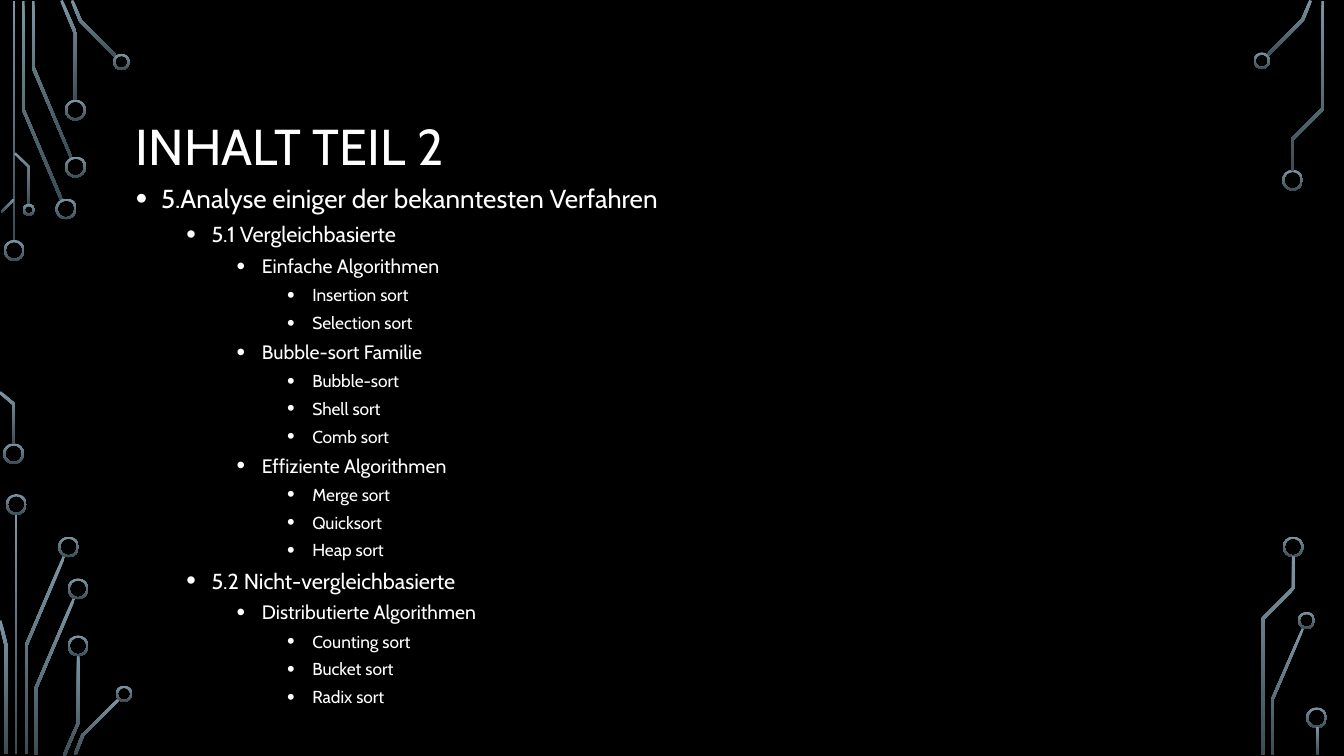
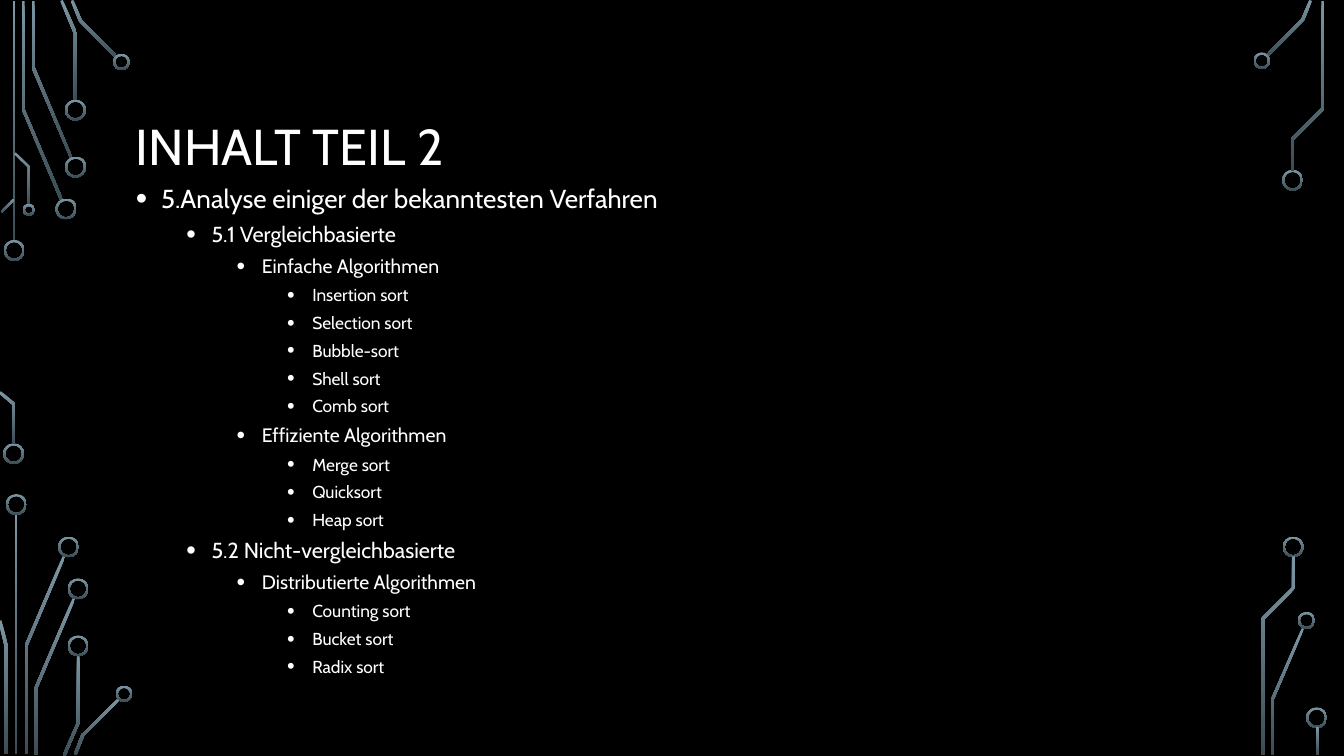
Before and after one commit to d-petrov/SortingAlgorithms, a slide deck: slide 3 of docs/sorting algorithms - presentation/Sortierverfahren.pptx. Drawn at 1344x756 pixels with LibreOffice and Linux fonts; fonts in the diff are those of the drawing; background and template pictures are left out. Boxes give left, top, right and bottom in pixels: in the first picture for what was removed or moved away, otherwise in the second. Text is boxed around its words. In the diff, an @@ line names an element or a change of style, - is before the commit and + after.

```diff
--- a/docs/sorting algorithms - presentation/Sortierverfahren.pptx
+++ b/docs/sorting algorithms - presentation/Sortierverfahren.pptx
@@ text at (x1=262, y1=344, x2=422, y2=360): paragraph removed @@
-    • Bubble-sort Familie
```
Also in this commit, not shown: 2 other slides changed, 5 slides added, 3 other files.
